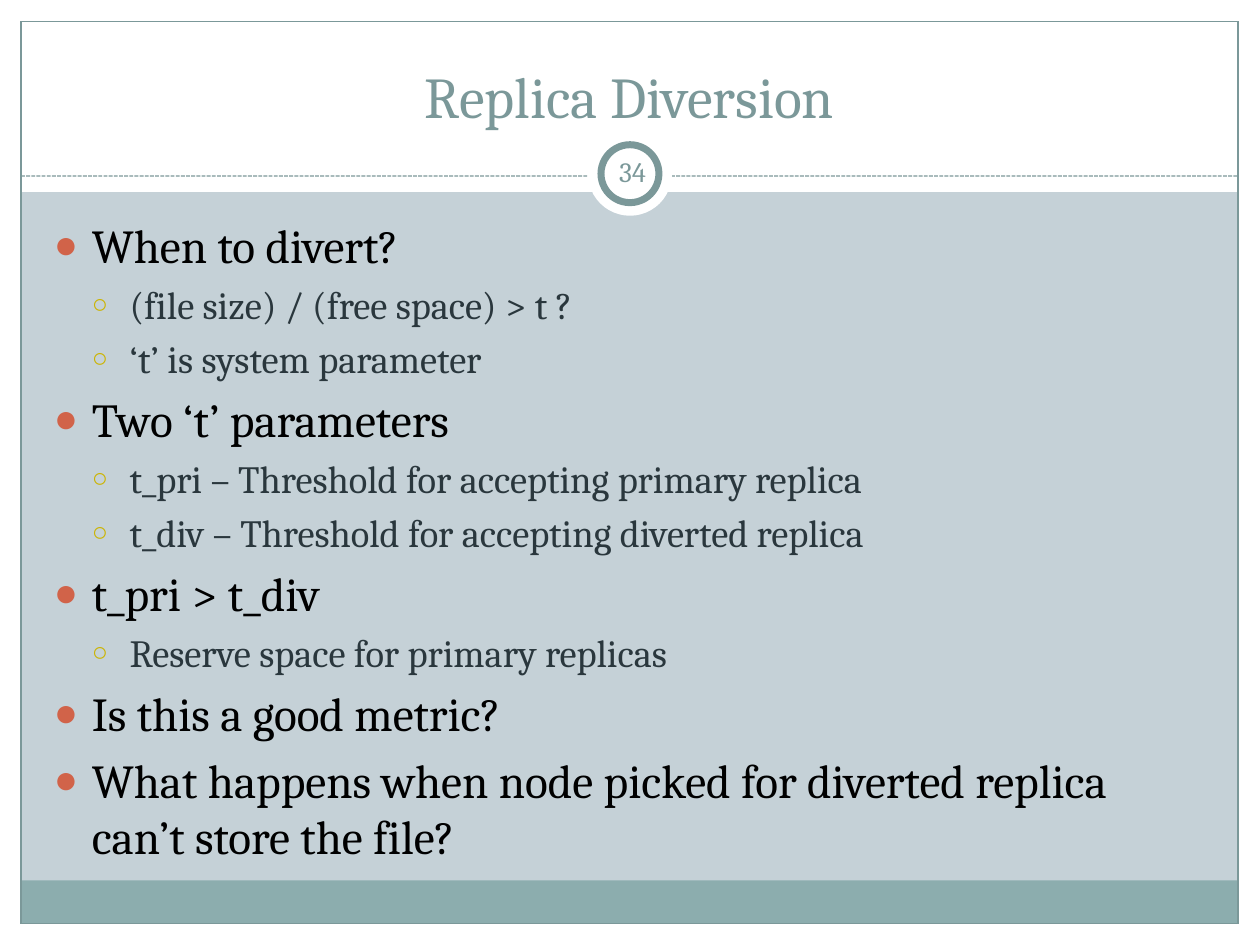
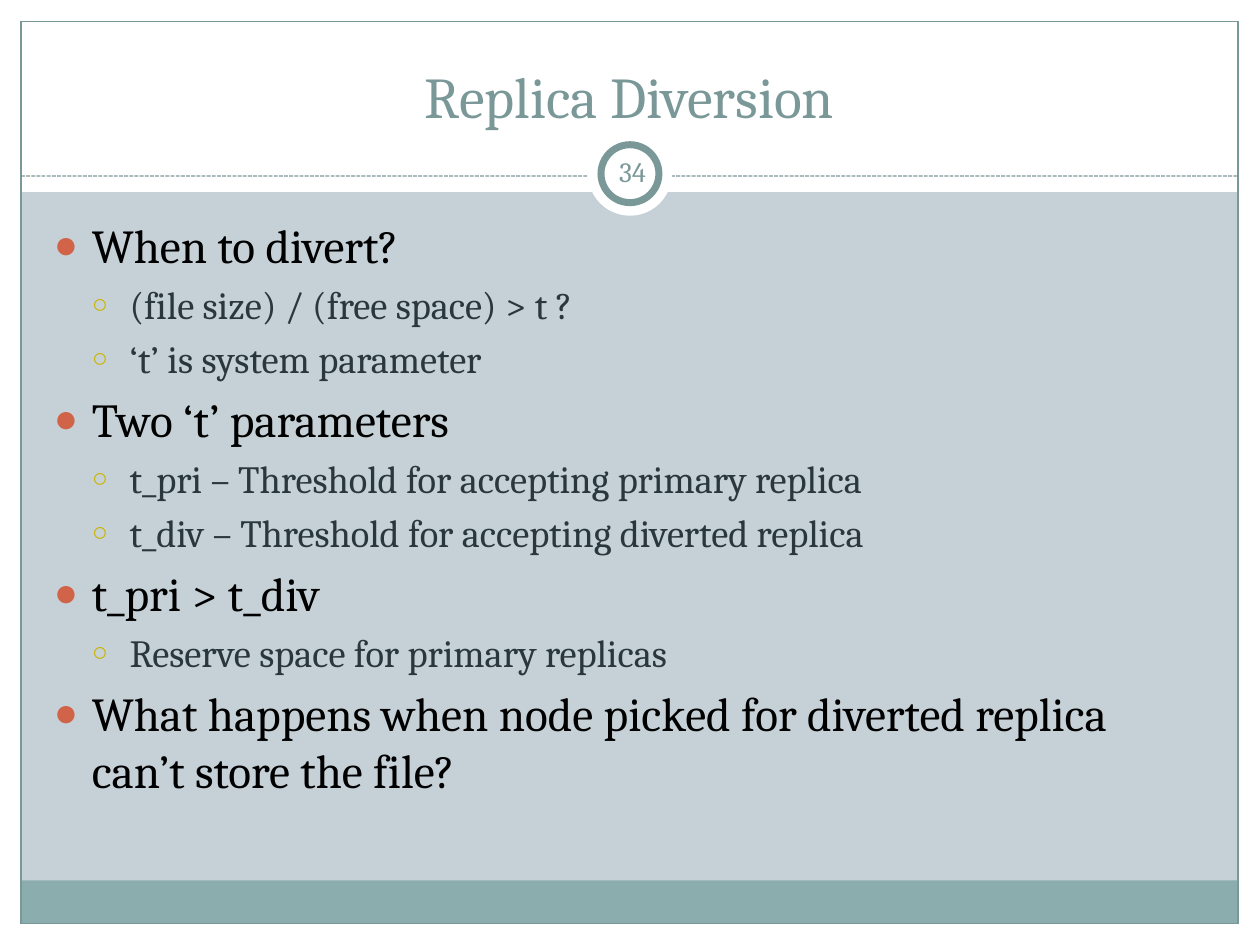
Before and after one commit to cs525-koala/documents, a slide deck: slide 34 of p2p/P2P Apps.pptx. Drawn at 1260x945 pixels with LibreOffice and Linux fonts; fonts in the diff are those of the drawing. Boxes give left, top, right and bottom in pixels: in the first picture for what was removed or moved away, otherwise in the second. Text is boxed around its words. In the diff, an @@ line names an element or a change of style, - is before the commit and + after.

```diff
--- a/p2p/P2P Apps.pptx
+++ b/p2p/P2P Apps.pptx
@@ text at [92,698,500,741]: paragraph removed @@
-● Is this a good metric?
```
Also in this commit, not shown: 15 other slides changed.
